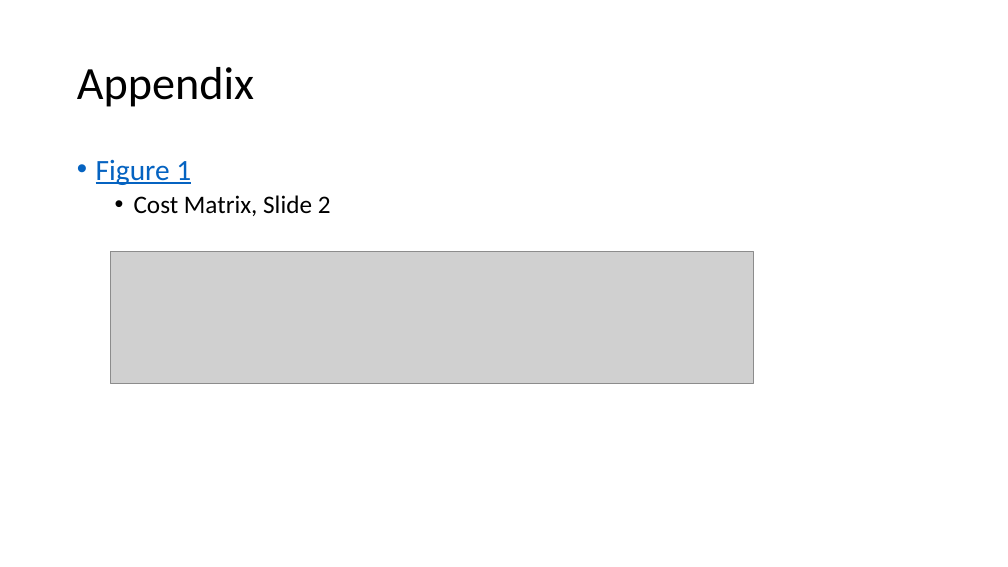
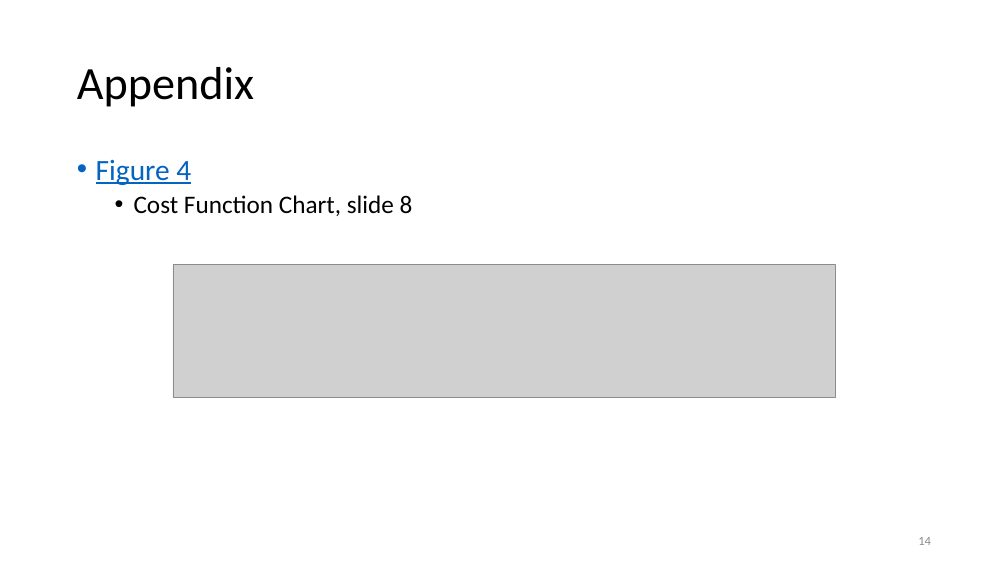
Before and after one commit to zhourichard19/CSE5243, a slide deck: slide 14 of Homework3/Homework3.pptx (slide 11 before the commit). Drawn at 1008x567 pixels with LibreOffice and Linux fonts; fonts in the diff are those of the drawing; grey boxes stand for pictures. Boxes give left, top, right and bottom in pixels: in the first picture for what was removed or moved away, otherwise in the second. Text is boxed around its words. In the diff, an @@ line names an element or a change of style, - is before the commit and + after.

```diff
--- a/Homework3/Homework3.pptx
+++ b/Homework3/Homework3.pptx
@@ text at [96,159,413,216]: text changed @@
-• Figure 1
-  • Cost Matrix, Slide 2
+• Figure 4
+  • Cost Function Chart, slide 8
@@ picture: place and size @@
-picture at [110,251,753,383]
+picture at [173,265,836,397]
@@ page number added at [918,537,931,545], 12 pt, text #8C8C8C @@
+14
```
Also in this commit, not shown: 12 other slides changed, 1 slide added, 1 slide removed, 5 other files.
